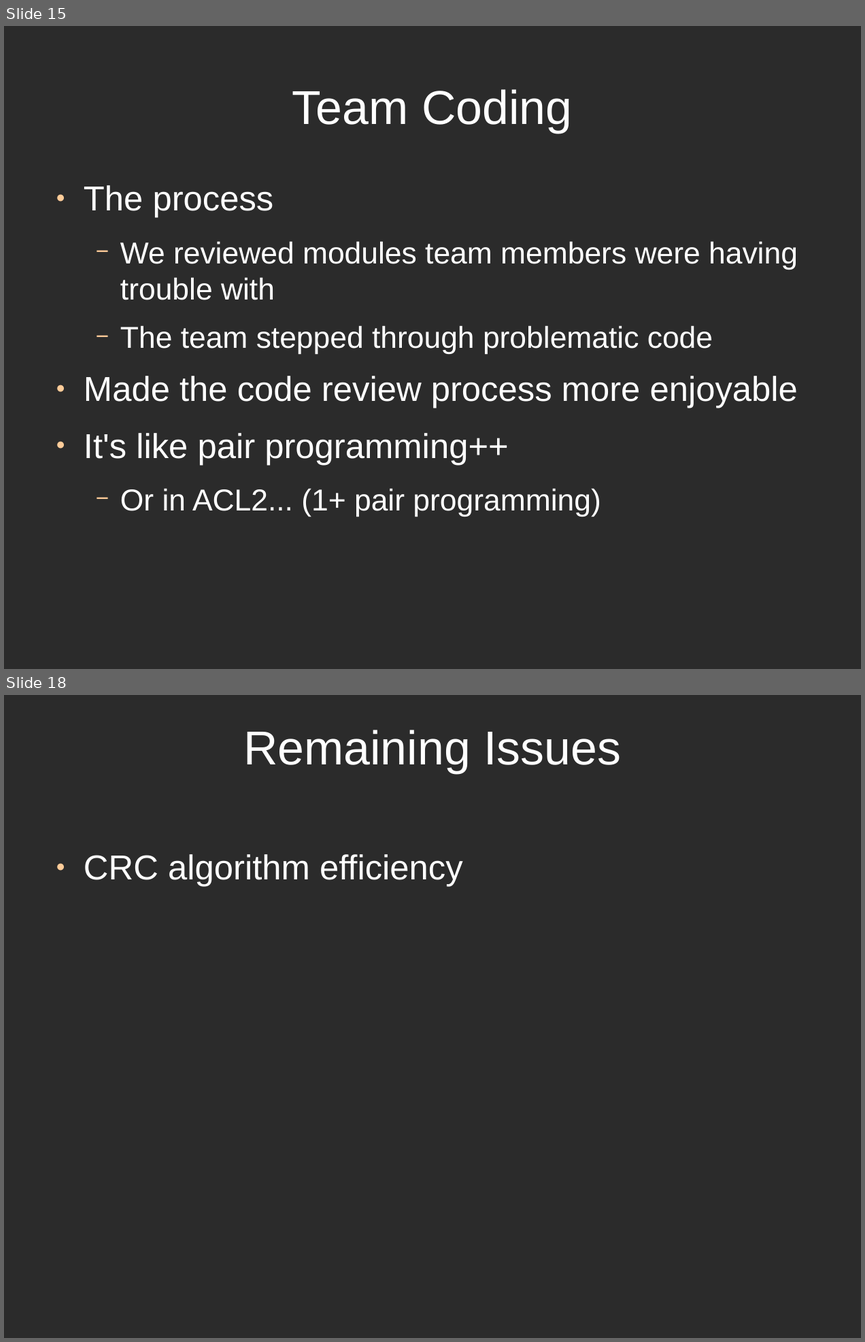
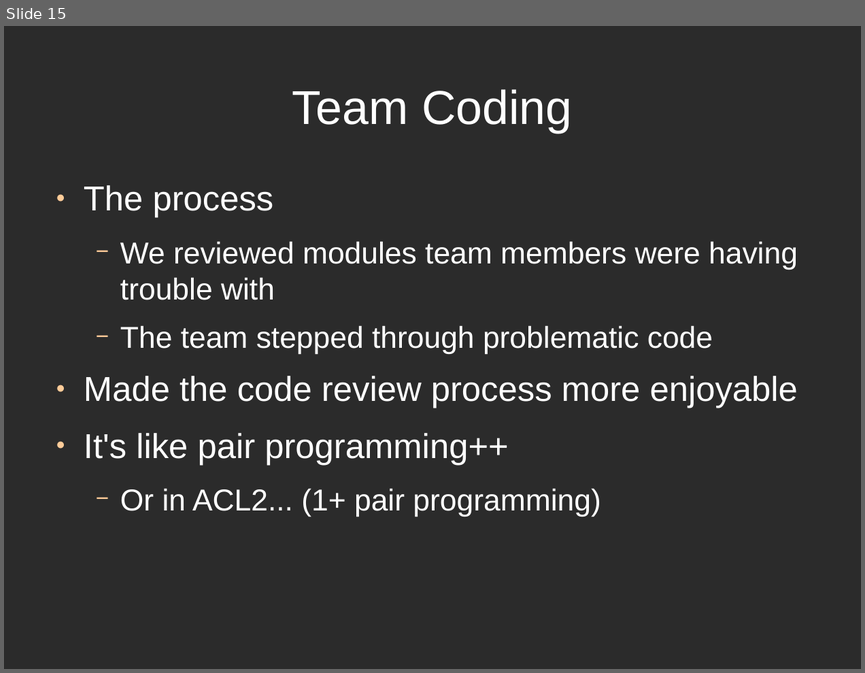
Before and after one commit to directrix1/se2, a slide deck: wip/SE2Presentation.odp. Shown one above the other, each under a label of ours: slides 15 and 18 before the commit, slide 15 after it; the slides between them are not shown. The pictures are 865x1342 and 865x673 pixels, drawn with LibreOffice and Linux fonts; fonts in the diff are those of the drawing; background and template pictures are left out; a plain dark background stands for a picture behind light text. Boxes give left, top, right and bottom in pixels: in the first picture for what was removed or moved away, otherwise in the second. Text is boxed around its words. In the diff, an @@ line names an element or a change of style, - is before the commit and + after.

```diff
--- a/wip/SE2Presentation.odp
+++ b/wip/SE2Presentation.odp
@@ slide 18 removed at (x1=4, y1=695, x2=861, y2=1338), background picture (left out) @@
@@ title removed at (x1=243, y1=730, x2=621, y2=773) @@
-Remaining Issues
@@ text removed at (x1=84, y1=854, x2=463, y2=887) @@
-● CRC algorithm efficiency
```
Also in this commit, not shown: 4 slides changed.
